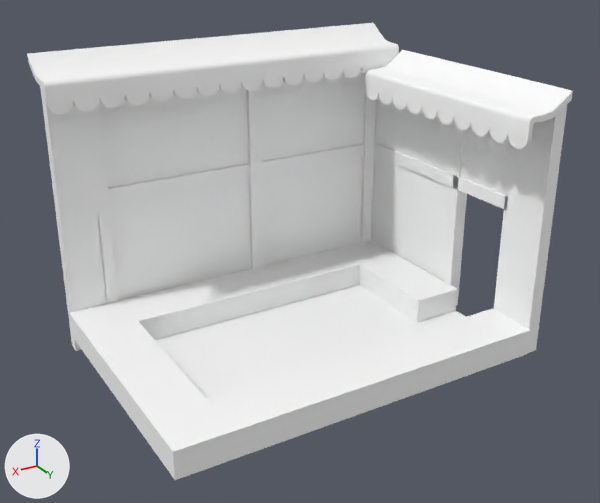
One commit to the FBX model assets/Model/Normal.fbx: the scene before it, then after it.
Camera for both pictures: a camera (50 mm lens) standing at (4.48, 9.3, 7.79) and looking at (-2.55, -2.4, 1.93). Every picture has the same lights, and +X, +Y and +Z are marked at lower left. The older version comes first. Where no turn or scale is listed for an object, it has been applied to the vertices.

The older version as bpy lines, for what is in view:
```python
me_scene = bpy.data.meshes.new('Scene')
me_scene.from_pydata(...)  # 1024 vertices, 1178 faces; spans x -6.25..1.09, y -5.39..0.09, z -0.35..5.31
# faces by material slot: [370, 316, 24, 6, 114, 342, 6]
me_scene.materials.append(mat_l_lowsat_purple)  # white #ffffff
me_scene.materials.append(mat_l_midsat_orange_variant)  # white #ffffff
me_scene.materials.append(mat_glass)  # white #ffffff
me_scene.materials.append(mat_l_midsat_orange)  # white #ffffff
me_scene.materials.append(mat_l_lowsat_pink)  # white #ffffff
me_scene.materials.append(mat_l_grey)  # white #ffffff
me_scene.materials.append(mat_floorchecker_4_1)  # white #ffffff
ob_shop_optimized = bpy.data.objects.new('shop_Optimized', me_scene)
ob_shop_optimized.location = (0.0, 0.0, 0.0)
```
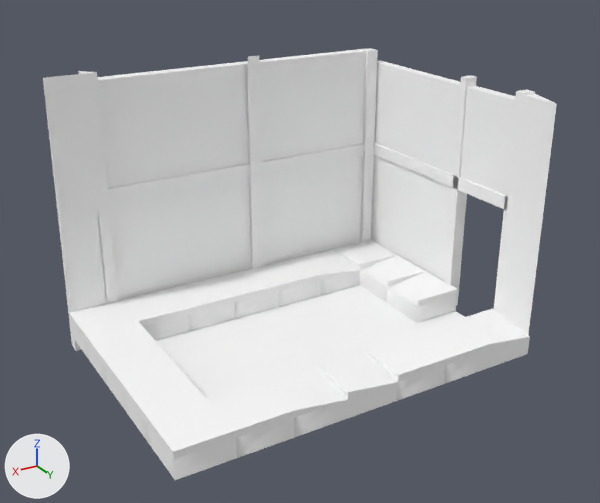
Boxes [x1, y1, x2, y2] around the edits, measured in the pictures (600 x 503 px):
'shop_Optimized', reshaped
    before: [27, 23, 573, 480]
    after: [43, 48, 557, 480]
part 1 of me_scene, deleted
    before: [27, 23, 573, 149]
part 2 of me_scene, cut back
    before: [70, 240, 531, 480]
    after: [70, 270, 488, 458]
part 3 of me_scene, deleted
    before: [422, 64, 567, 353]
part 4 of me_scene, deleted (mostly hidden)
    before: [40, 86, 72, 341]

What the commit changed:
me_scene is used by ob_shop_optimized; location (0.0, 0.0, 0.0).
me_scene had 1024 vertices, 1178 faces and spanned x -6.25..1.09, y -5.39..0.09, z -0.35..5.31.
me_scene now has 311 vertices, 298 faces and spans x -6.25..1.0, y -5.39..0.0, z -0.35..4.94.
me_scene part 1: 6 loose pieces with 436 vertices, spanning x -6.2..1.09, y -5.33..0.09, z 3.97..5.31, are deleted.
me_scene part 2: 220 vertices removed from x -6.0..1.0, y -4.75..0.0, z 0.0..0.5; 21 vertices added at x -5.38..1.0, y -4.62..0.0, z 0.37.
me_scene part 3: 74 vertices removed from x -6.25..-5.3, y -2.61..-0.03, z 3.98..4.87.
me_scene part 4: 2 vertices removed from x 0.02..0.96, y -5.25, z 4.94.
Other edits to the shape of me_scene do not show in these pictures.
me_scene no longer uses material mat_l_grey (white #ffffff).
